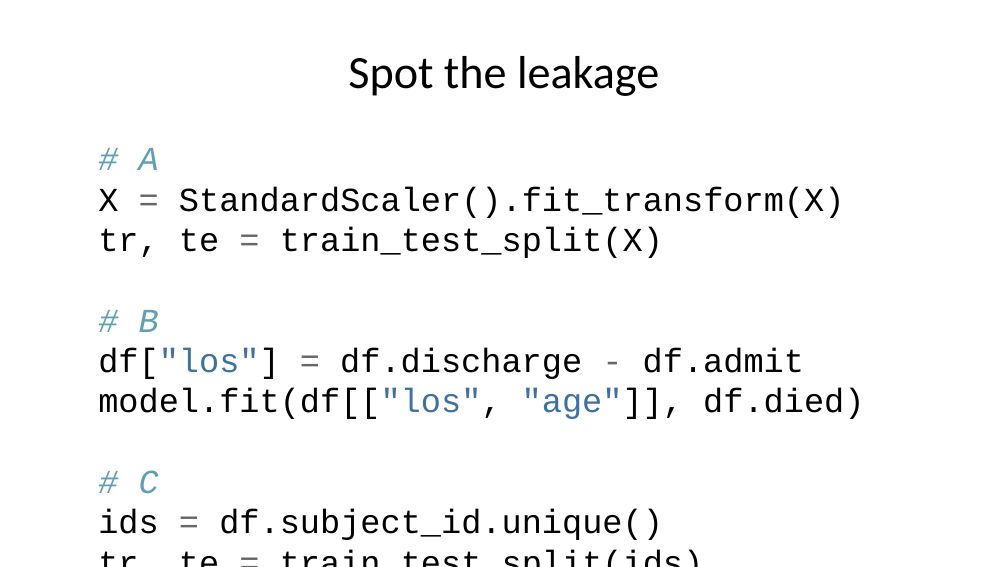
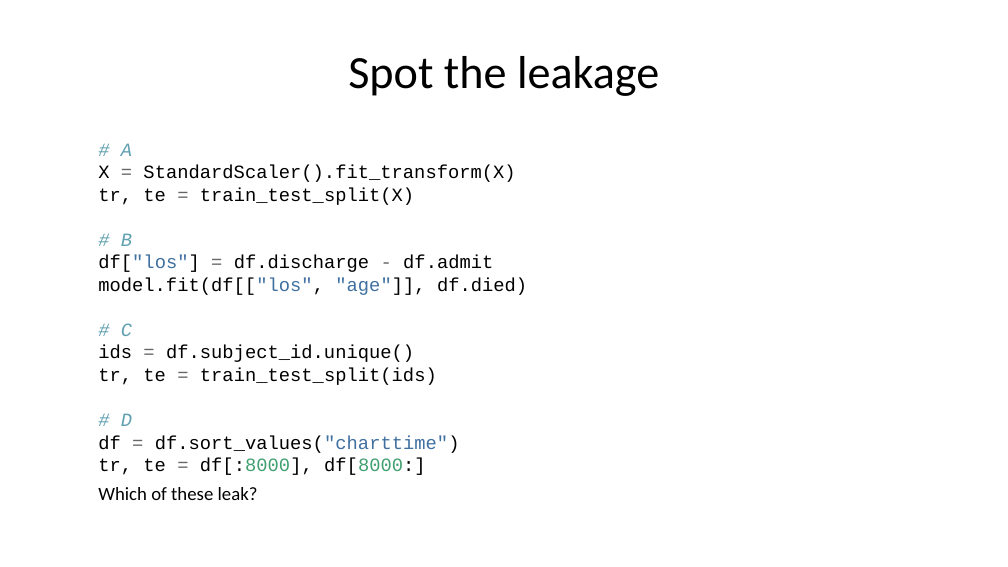
Before and after one commit to pauldubois98/AdcancedTopicsDataScience2026, a slide deck: slide 38 of Course01/slides.pptx. Drawn at 1008x567 pixels with LibreOffice and Linux fonts; fonts in the diff are those of the drawing. Boxes give left, top, right and bottom in pixels: in the first picture for what was removed or moved away, otherwise in the second. Text is boxed around its words. In the diff, an @@ line names an element or a change of style, - is before the commit and + after.

```diff
--- a/Course01/slides.pptx
+++ b/Course01/slides.pptx
@@ text "# A X = StandardScaler().fit_transform(X) ..." at [98,143,527,500]: size 24 to 13.4 pt @@
```
Also in this commit, not shown: 26 other slides changed, 1 other file.
